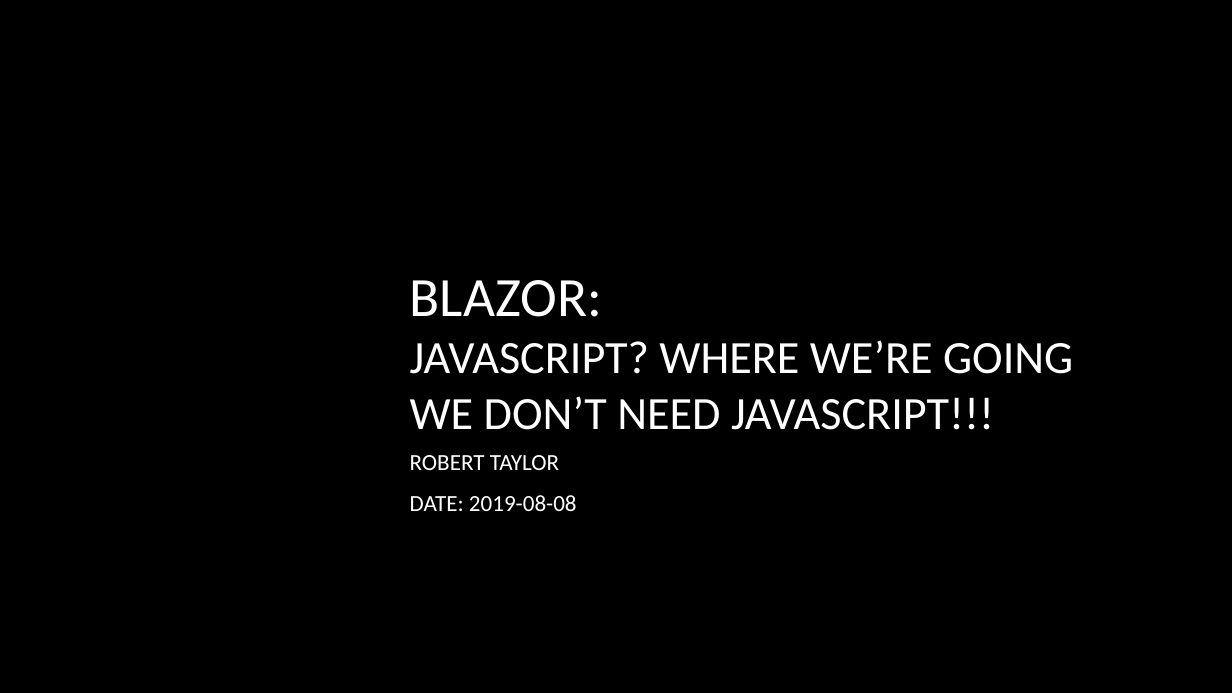
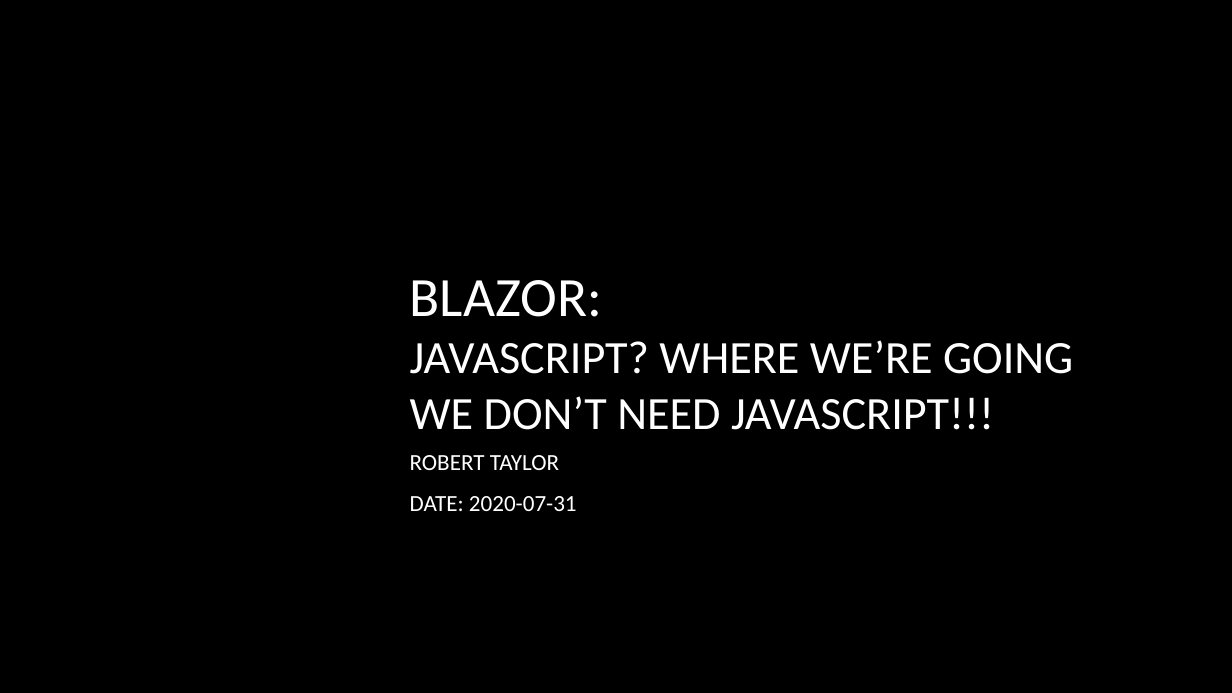
Before and after one commit to rtaylor72/BlazorSudoku, a slide deck: slide 1 of Blazor - No JavaScript.pptx. Drawn at 1232x693 pixels with LibreOffice and Linux fonts; fonts in the diff are those of the drawing; background and template pictures are left out. Boxes give left, top, right and bottom in pixels: in the first picture for what was removed or moved away, otherwise in the second. Text is boxed around its words. In the diff, an @@ line names an element or a change of style, - is before the commit and + after.

```diff
--- a/Blazor - No JavaScript.pptx
+++ b/Blazor - No JavaScript.pptx
@@ subtitle at (x1=410, y1=496, x2=577, y2=511): text changed @@
-DATE: 2019-08-08
+DATE: 2020-07-31
```
Also in this commit, not shown: 5 other slides changed, 1 slide added, 9 other files.
